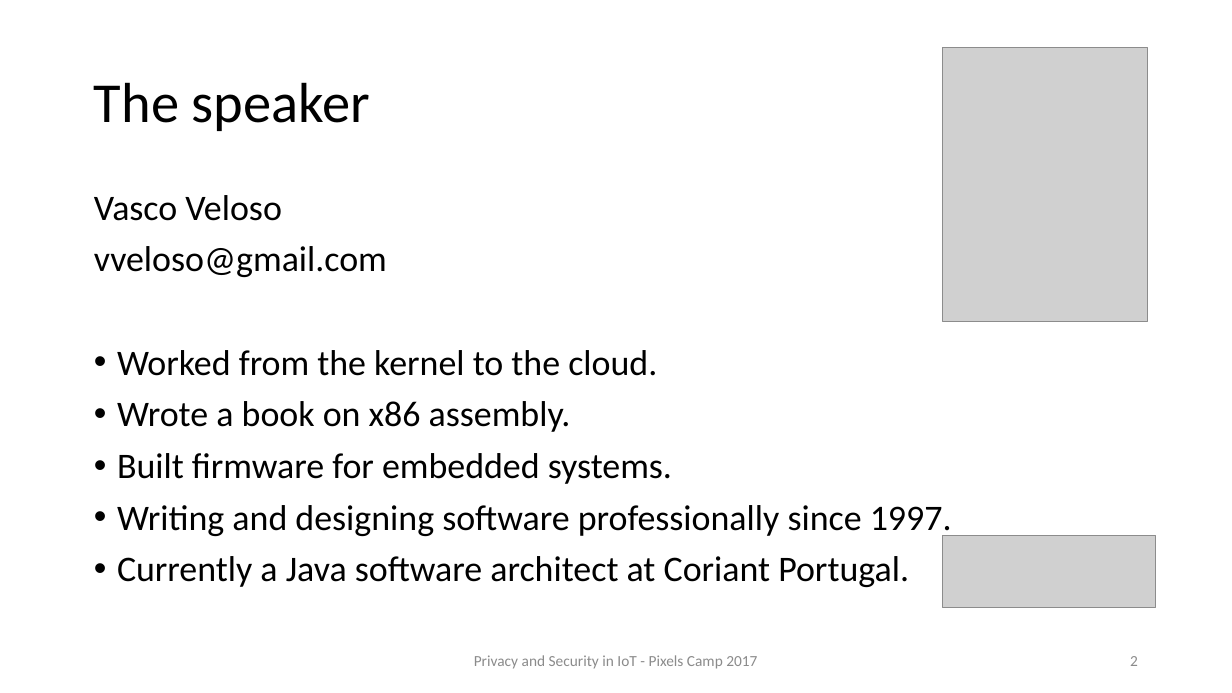
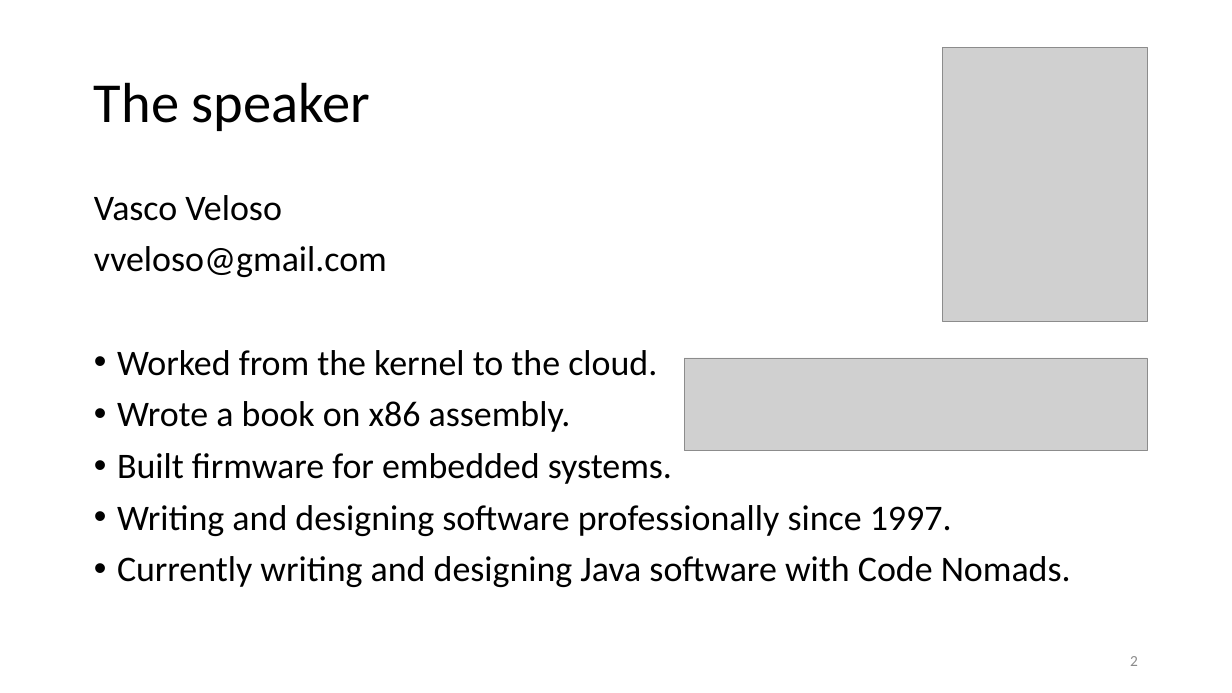
Before and after one commit to vveloso/talks, a slide deck: slide 2 of Privacy and Security in IoT/Privacy and Security in IoT.pptx. Drawn at 1232x693 pixels with LibreOffice and Linux fonts; fonts in the diff are those of the drawing; grey boxes stand for pictures. Boxes give left, top, right and bottom in pixels: in the first picture for what was removed or moved away, otherwise in the second. Text is boxed around its words. In the diff, an @@ line names an element or a change of style, - is before the commit and + after.

Commit message:
Updated the presentation for 2018 meetup at Code Nomads.

```diff
--- a/Privacy and Security in IoT/Privacy and Security in IoT.pptx
+++ b/Privacy and Security in IoT/Privacy and Security in IoT.pptx
@@ picture added at (684,358,1147,450) @@
@@ picture removed at (943,535,1155,607) @@
@@ text at (117,556,1071,587): text changed @@
-• Currently a Java software architect at Coriant Portugal.
+• Currently writing and designing Java software with Code Nomads.
@@ text removed at (474,655,757,669) @@
-Privacy and Security in IoT - Pixels Camp 2017
```
Also in this commit, not shown: 15 other slides changed, 2 slides added, 2 slides removed.
